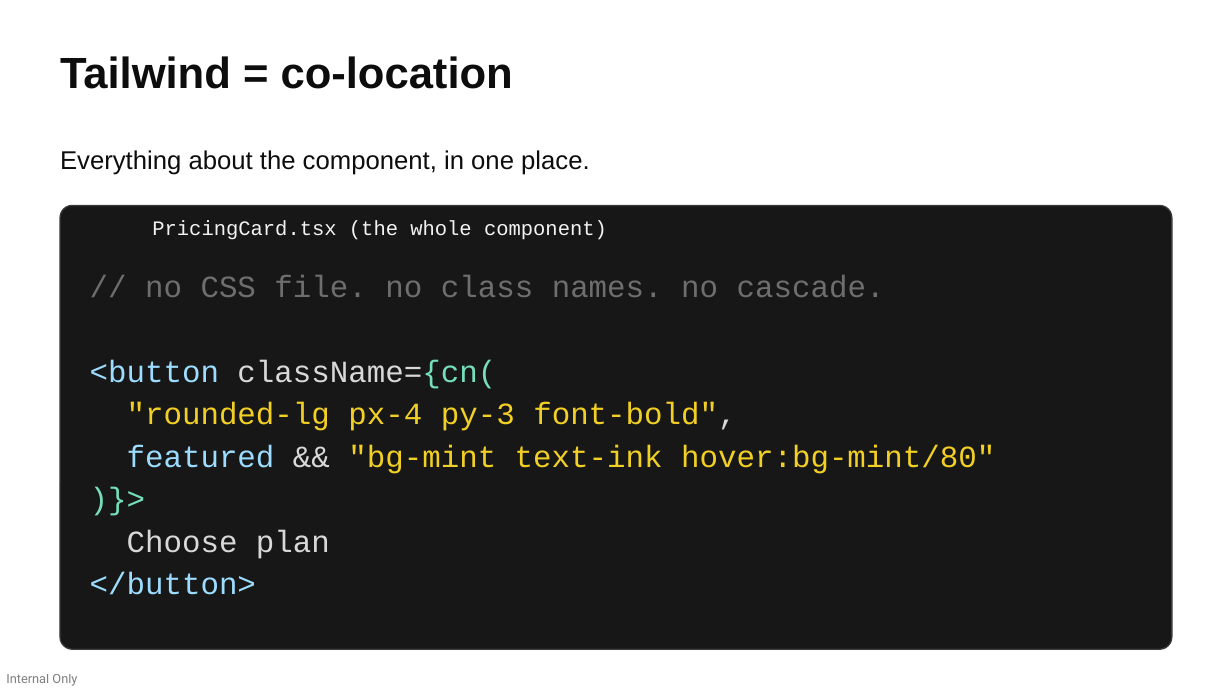
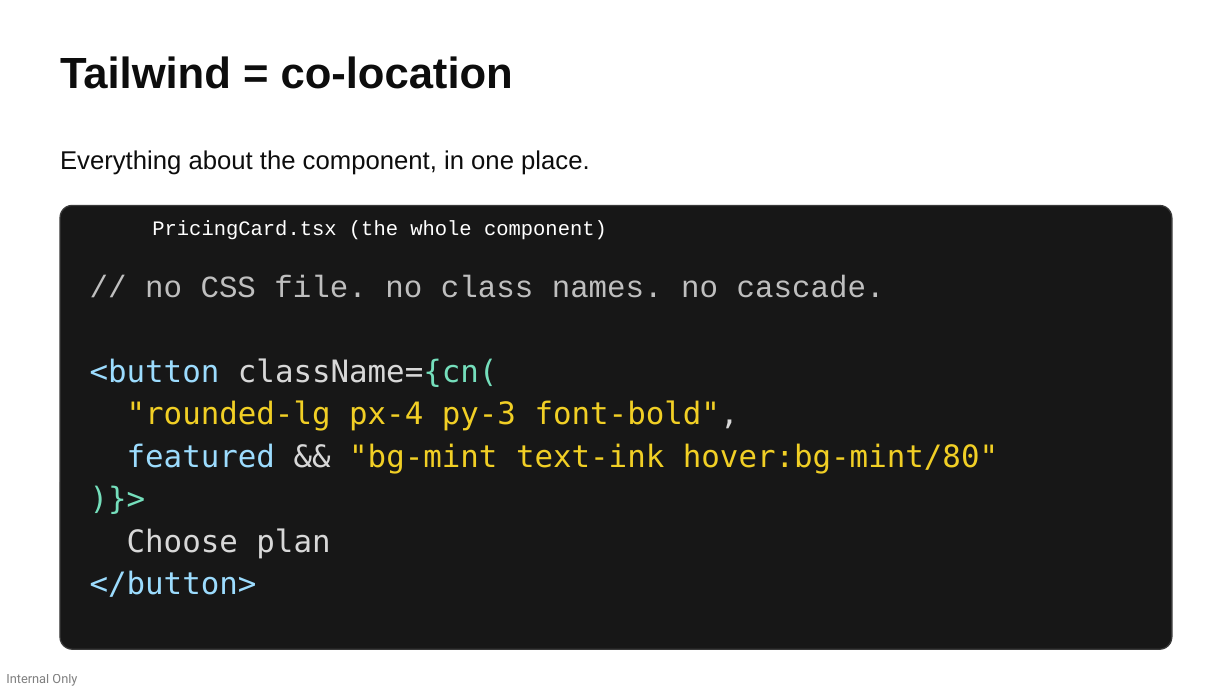
Before and after one commit to devlinduldulao/llm-loves-tailwind-and-js, a slide deck: slide 10 of why-llms-love-tailwind-conf.pptx. Drawn at 1232x693 pixels with LibreOffice and Linux fonts; fonts in the diff are those of the drawing. Boxes give left, top, right and bottom in pixels: in the first picture for what was removed or moved away, otherwise in the second. Text is boxed around its words. In the diff, an @@ line names an element or a change of style, - is before the commit and + after.

```diff
--- a/why-llms-love-tailwind-conf.pptx
+++ b/why-llms-love-tailwind-conf.pptx
@@ text "// no CSS file. no ..." at [90,275,998,597]: text colour #6E6E6E to #BFBFBF in "// no CSS file. no class names. ..."; font Courier New to DejaVu Sans Mono in "<button className={cn(", ""rounded-lg px-4 py-3 font-bold",", "featured && "bg-mint text-ink hover:bg-mint/80"", ")}>" and 2 more places @@
```
Also in this commit, not shown: 4 other slides changed.
